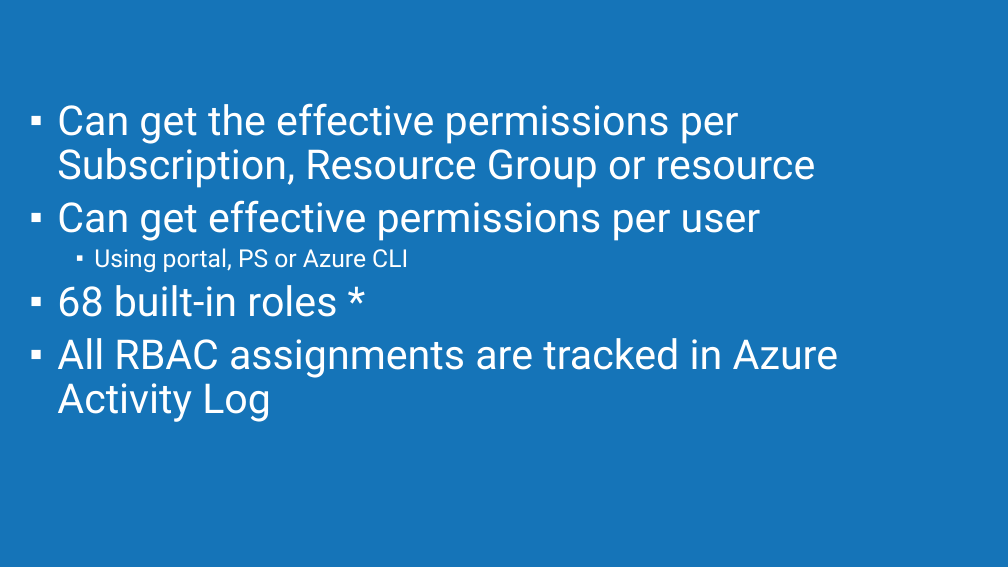
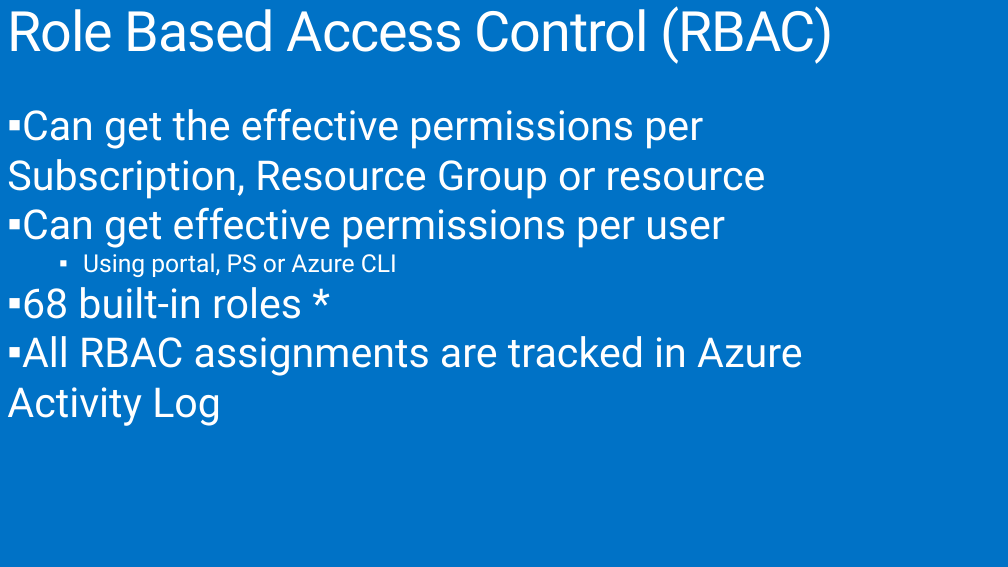
Before and after one commit to MSDEVMTL/GlobalAzureBootcamp2018, a slide deck: slide 5 of Step9/Step9-ARMGovernance.pptx. Drawn at 1008x567 pixels with LibreOffice and Linux fonts; fonts in the diff are those of the drawing; background and template pictures are left out. Boxes give left, top, right and bottom in pixels: in the first picture for what was removed or moved away, otherwise in the second. Text is boxed around its words. In the diff, an @@ line names an element or a change of style, - is before the commit and + after.

Commit message:
typos & title issues in step9 pptx

```diff
--- a/Step9/Step9-ARMGovernance.pptx
+++ b/Step9/Step9-ARMGovernance.pptx
@@ background #1574B8 to #0072C6 @@
@@ title added at box(7, 6, 833, 64), 52.9 pt, text #FFFFFF @@
+Role Based Access Control (RBAC)
@@ text "Can get the effective permissions ..." rewrapped from box(57, 103, 839, 422) to box(7, 108, 803, 426) @@
```
Also in this commit, not shown: 11 other slides changed, 1 slide added, 1 slide removed, 1 other file.
